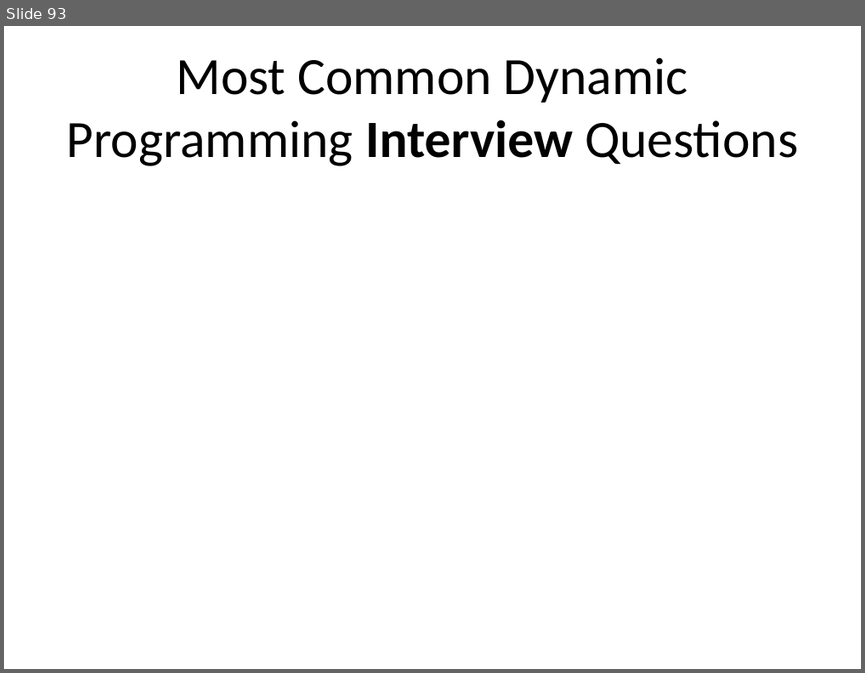
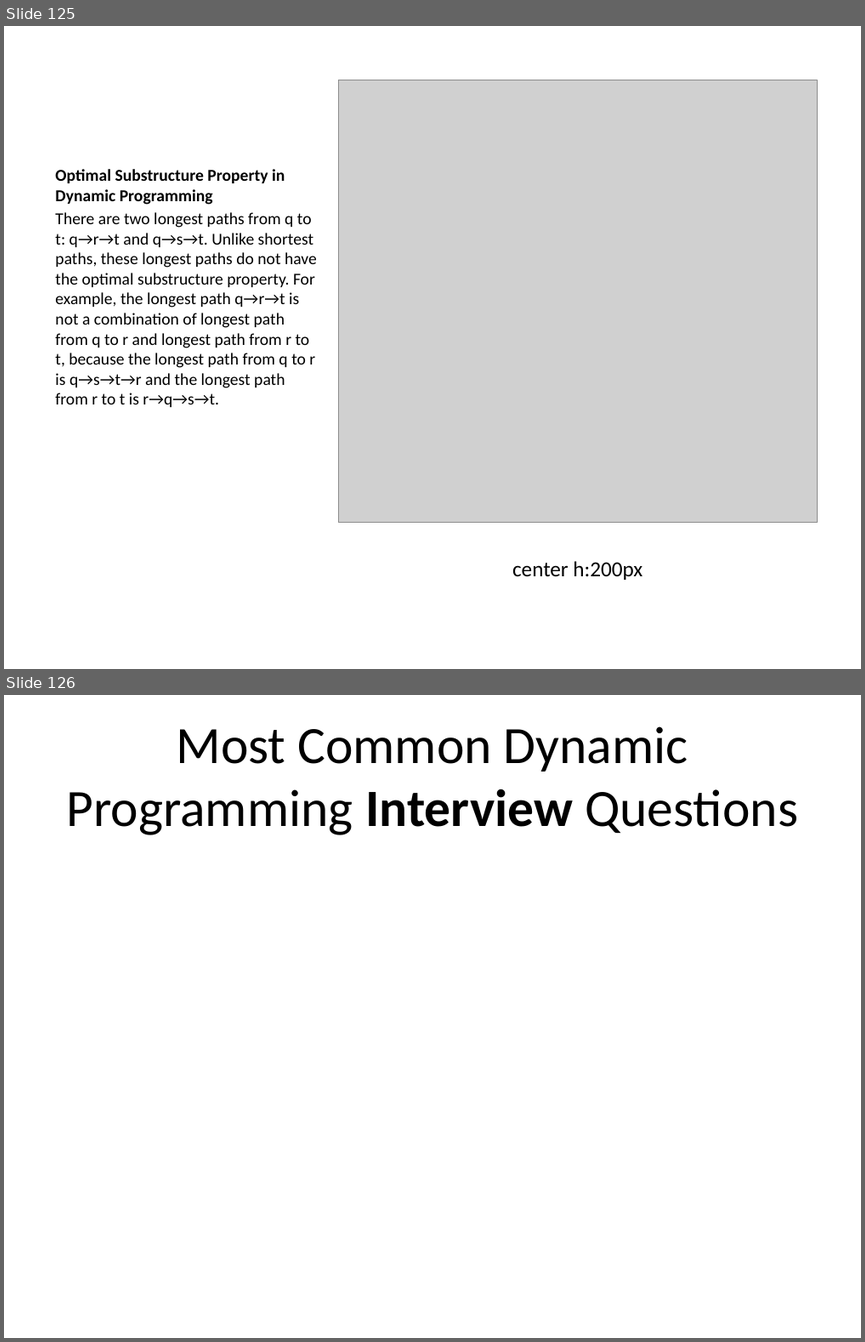
Before and after one commit to ucoruh/ce100-algorithms-and-programming-II, a slide deck: docs/week-6/ce100-week-6-lcs.en.md_word.pptx. Shown one above the other, each under a label of ours: slide 93 before the commit, slides 125 and 126 after it. The pictures are 865x673 and 865x1342 pixels, drawn with LibreOffice and Linux fonts; fonts in the diff are those of the drawing; grey boxes stand for pictures. Boxes give left, top, right and bottom in pixels: in the first picture for what was removed or moved away, otherwise in the second. Text is boxed around its words. In the diff, an @@ line names an element or a change of style, - is before the commit and + after.

```diff
--- a/docs/week-6/ce100-week-6-lcs.en.md_word.pptx
+++ b/docs/week-6/ce100-week-6-lcs.en.md_word.pptx
@@ slide 125 added at [4,26,861,669], background #FFFFFF @@
@@ picture added at [338,79,817,522] @@
@@ text added at [55,169,317,407], 14 pt, text #000000 @@
+Optimal Substructure Property in Dynamic Programming
+There are two longest paths from q to t: q→r→t and q→s→t. Unlike shortest paths, these longest paths do not have the optimal substructure property. For example, the longest path q→r→t is not a combination of longest path from q to r and longest path from r to t, because the longest path from q to r is q→s→t→r and the longest path from r to t is r→q→s→t.
@@ text added at [512,561,642,579], 18 pt, text #000000 @@
+center h:200px
@@ what was slide 93 is now slide 126 @@
```
Also in this commit, not shown: 8 slides changed, 49 other slides added, 11 other files.
